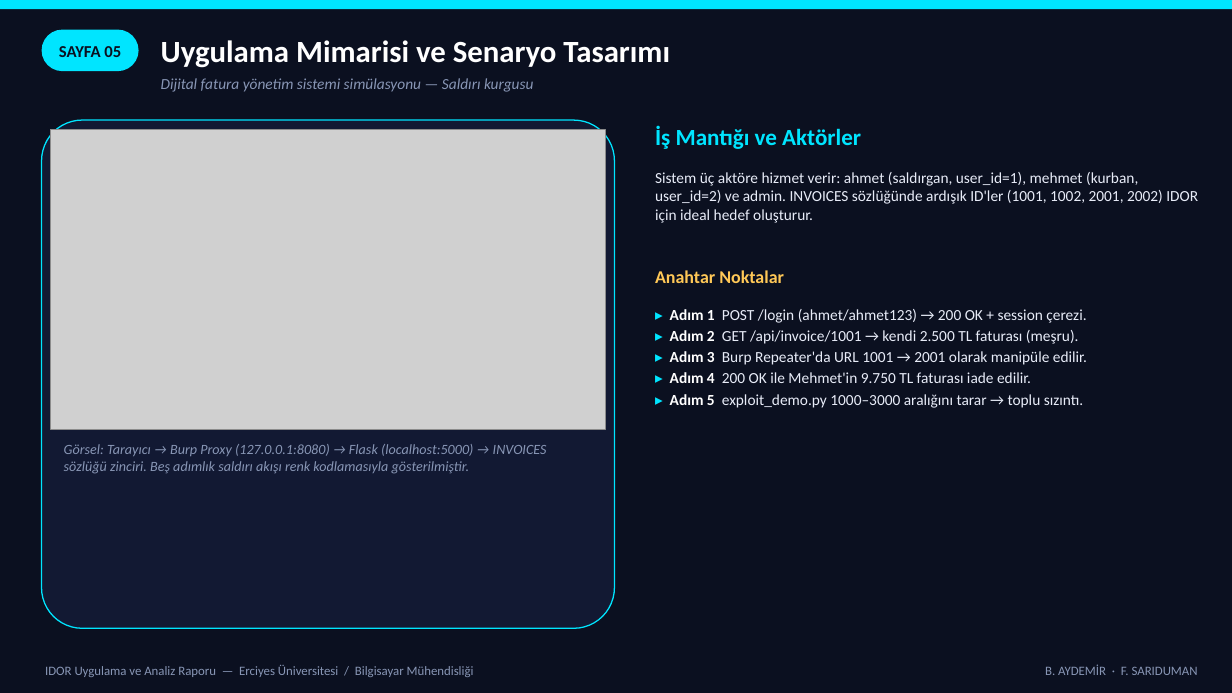
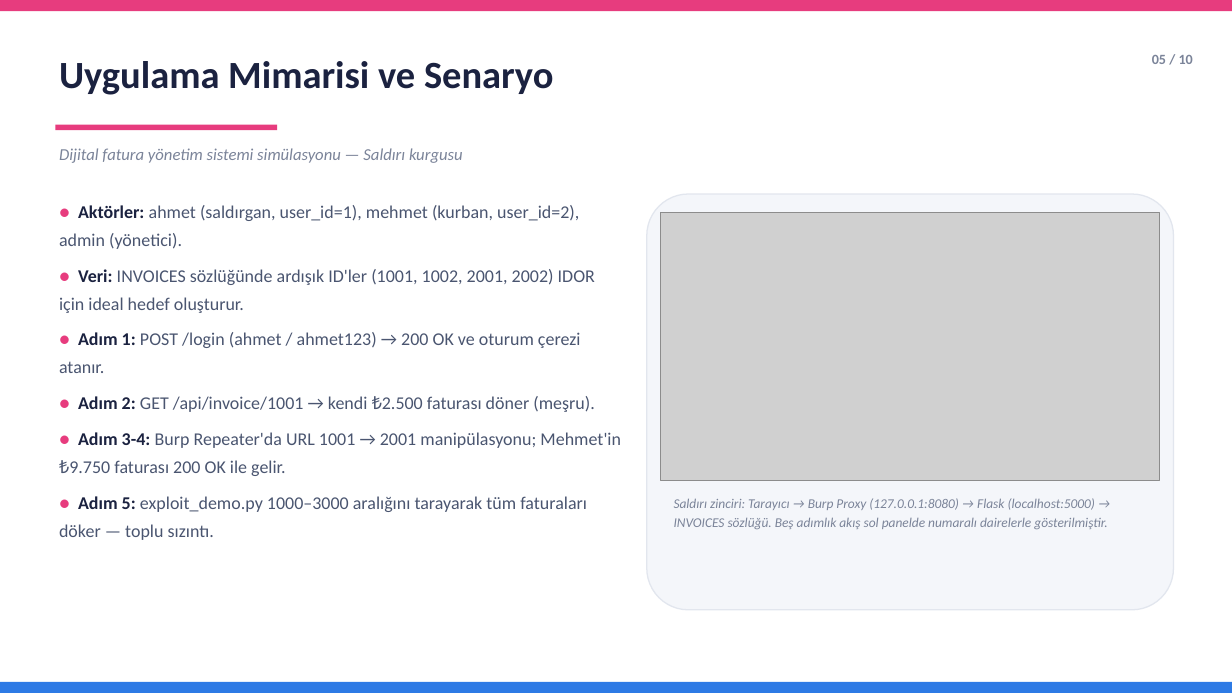
Before and after one commit to aydemirbrkay/IDOR, a slide deck: slide 6 of IDOR_Sunum.pptx. Drawn at 1232x693 pixels with LibreOffice and Linux fonts; fonts in the diff are those of the drawing; grey boxes stand for pictures. Boxes give left, top, right and bottom in pixels: in the first picture for what was removed or moved away, otherwise in the second. Text is boxed around its words. In the diff, an @@ line names an element or a change of style, - is before the commit and + after.

```diff
--- a/IDOR_Sunum.pptx
+++ b/IDOR_Sunum.pptx
@@ rectangle at (0,0,1232,11): fill #00E5FF to #E73C7E @@
@@ rectangle removed at (0,0,1232,693) @@
@@ rounded rectangle removed at (42,30,139,71) @@
@@ text "Uygulama Mimarisi ve Senaryo" at (59,61,553,95): vertical alignment middle to top @@
@@ text "05 / 10" at (1152,55,1193,64): vertical alignment middle to top @@
@@ text at (1152,55,1193,64): text changed; size 13 to 11 pt; text colour #0B1020 to #7B8499 @@
-SAYFA 05
+05 / 10
@@ text at (59,61,553,95): text changed; size 24 to 30 pt; text colour #FFFFFF to #1B2240 @@
-Uygulama Mimarisi ve Senaryo Tasarımı
+Uygulama Mimarisi ve Senaryo
@@ rounded rectangle removed at (42,120,615,628) @@
@@ picture removed at (51,129,605,430) @@
@@ text "Dijital fatura yönetim sistemi simülasyonu ...": place and size @@
-text "Dijital fatura yönetim sistemi simülasyonu ..." at (161,78,534,92)
+text "Dijital fatura yönetim sistemi simülasyonu ..." at (59,148,463,163)
@@ text "Dijital fatura yönetim sistemi simülasyonu ..." at (59,148,463,163): size 12 to 13 pt, text colour #8896B5 to #7B8499; line spacing 1 to 1.15 @@
@@ rectangle added at (55,125,277,130), fill #E73C7E @@
@@ text removed at (655,125,861,149) @@
-İş Mantığı ve Aktörler
@@ text removed at (655,172,1198,223) @@
-Sistem üç aktöre hizmet verir: ahmet (saldırgan, user_id=1), mehmet (kurban, user_id=2) ve admin. INVOICES sözlüğünde ardışık ID'ler (1001, 1002, 2001, 2002) IDOR için ideal hedef oluşturur.
@@ text at (59,205,621,540): text changed; size 12 to 14 pt; text colour #E8ECF8 to #4A5570 @@
-▸ Adım 1 POST /login (ahmet/ahmet123) → 200 OK + session çerezi.
-▸ Adım 2 GET /api/invoice/1001 → kendi 2.500 TL faturası (meşru).
-▸ Adım 3 Burp Repeater'da URL 1001 → 2001 olarak manipüle edilir.
-▸ Adım 4 200 OK ile Mehmet'in 9.750 TL faturası iade edilir.
-▸ Adım 5 exploit_demo.py 1000–3000 aralığını tarar → toplu sızıntı.
+● Aktörler: ahmet (saldırgan, user_id=1), mehmet (kurban, user_id=2), admin (yönetici).
+● Veri: INVOICES sözlüğünde ardışık ID'ler (1001, 1002, 2001, 2002) IDOR için ideal hedef oluşturur.
+● Adım 1: POST /login (ahmet / ahmet123) → 200 OK ve oturum çerezi atanır.
+● Adım 2: GET /api/invoice/1001 → kendi ₺2.500 faturası döner (meşru).
+● Adım 3-4: Burp Repeater'da URL 1001 → 2001 manipülasyonu; Mehmet'in ₺9.750 faturası 200 OK ile gelir.
+● Adım 5: exploit_demo.py 1000–3000 aralığını tarayarak tüm faturaları döker — toplu sızıntı.
@@ rounded rectangle added at (647,194,1174,610), fill #F4F6FA, outline #E2E6EE 1 pt @@
@@ picture added at (661,213,1160,481) @@
@@ text removed at (655,270,784,283) @@
-Anahtar Noktalar
@@ text at (674,498,1107,529): text changed; size 11 to 10.5 pt; text colour #8896B5 to #7B8499 @@
-Görsel: Tarayıcı → Burp Proxy (127.0.0.1:8080) → Flask (localhost:5000) → INVOICES sözlüğü zinciri. Beş adımlık saldırı akışı renk kodlamasıyla gösterilmiştir.
+Saldırı zinciri: Tarayıcı → Burp Proxy (127.0.0.1:8080) → Flask (localhost:5000) → INVOICES sözlüğü. Beş adımlık akış sol panelde numaralı dairelerle gösterilmiştir.
@@ rectangle added at (0,682,1232,693), fill #2D7AE5 @@
@@ text removed at (45,665,474,677) @@
-IDOR Uygulama ve Analiz Raporu — Erciyes Üniversitesi / Bilgisayar Mühendisliği
@@ text removed at (1045,664,1198,675) @@
-B. AYDEMİR · F. SARIDUMAN
```
Also in this commit, not shown: 11 other slides changed.
